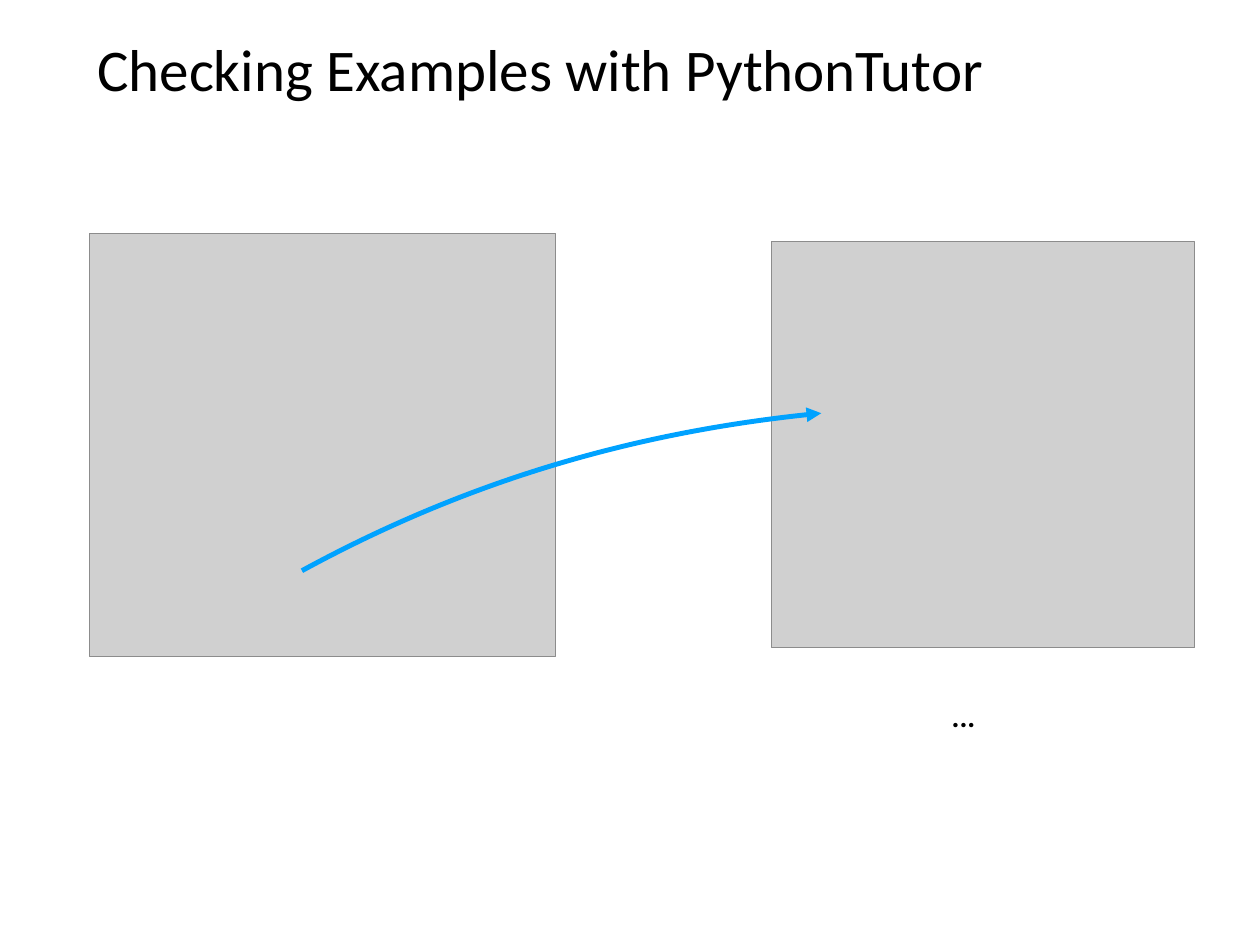
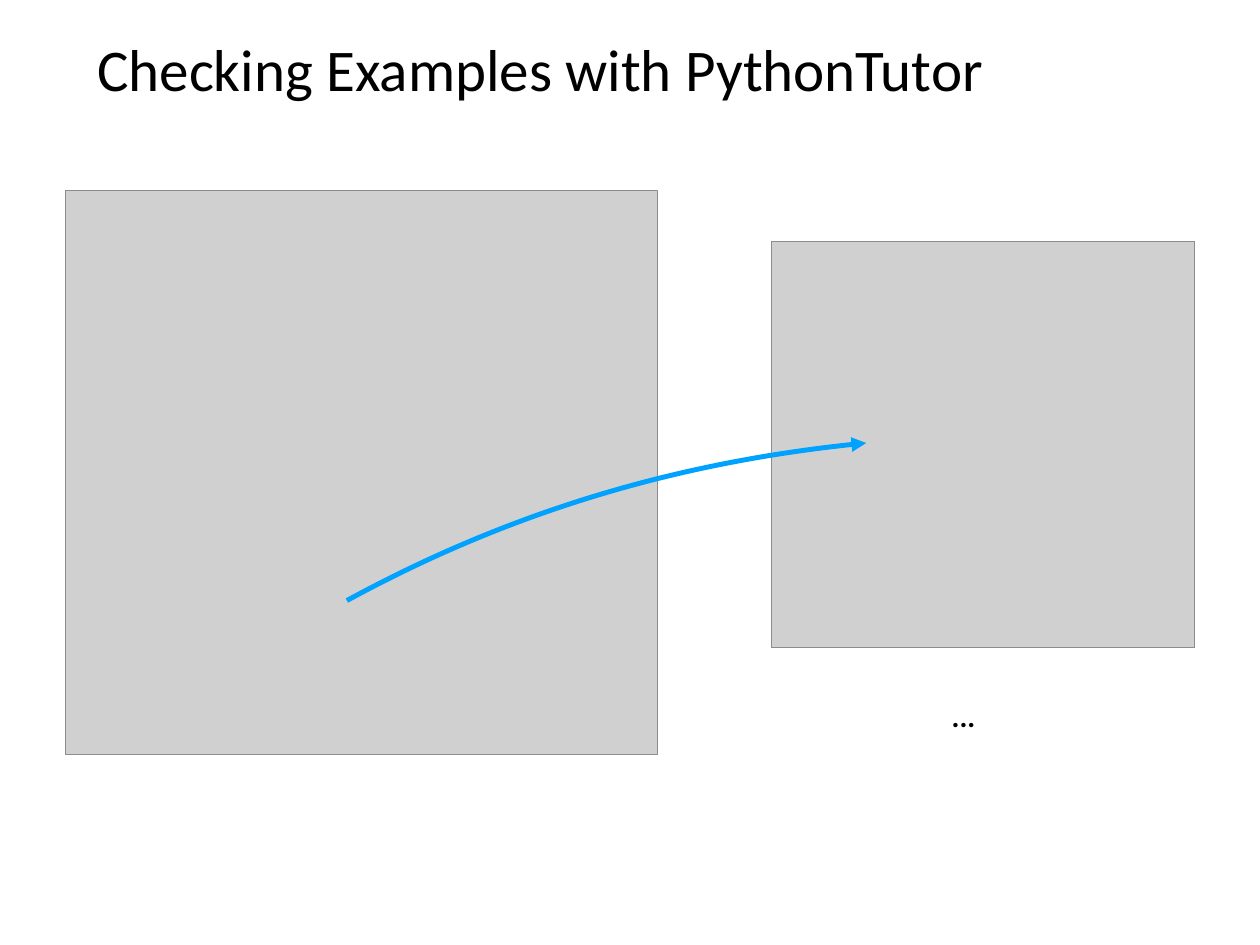
Before and after one commit to rogersjeffreyl/caraza-harter-com, a slide deck: slide 28 of tyler/meena/cs220/s20/materials/lec_07_S20.ppt. Drawn at 1260x945 pixels with LibreOffice and Linux fonts; fonts in the diff are those of the drawing; grey boxes stand for pictures. Boxes give left, top, right and bottom in pixels: in the first picture for what was removed or moved away, otherwise in the second. Text is boxed around its words. In the diff, an @@ line names an element or a change of style, - is before the commit and + after.

Commit message:
CS 220 - Update to lecture 7 slides

```diff
--- a/tyler/meena/cs220/s20/materials/lec_07_S20.ppt
+++ b/tyler/meena/cs220/s20/materials/lec_07_S20.ppt
@@ picture: place and size @@
-picture at [89,233,556,657]
+picture at [66,191,657,755]
@@ freeform shape: place and size @@
-freeform shape at [302,413,821,571]
+freeform shape at [346,443,866,601]
```
Also in this commit, not shown: 2 other slides changed.
